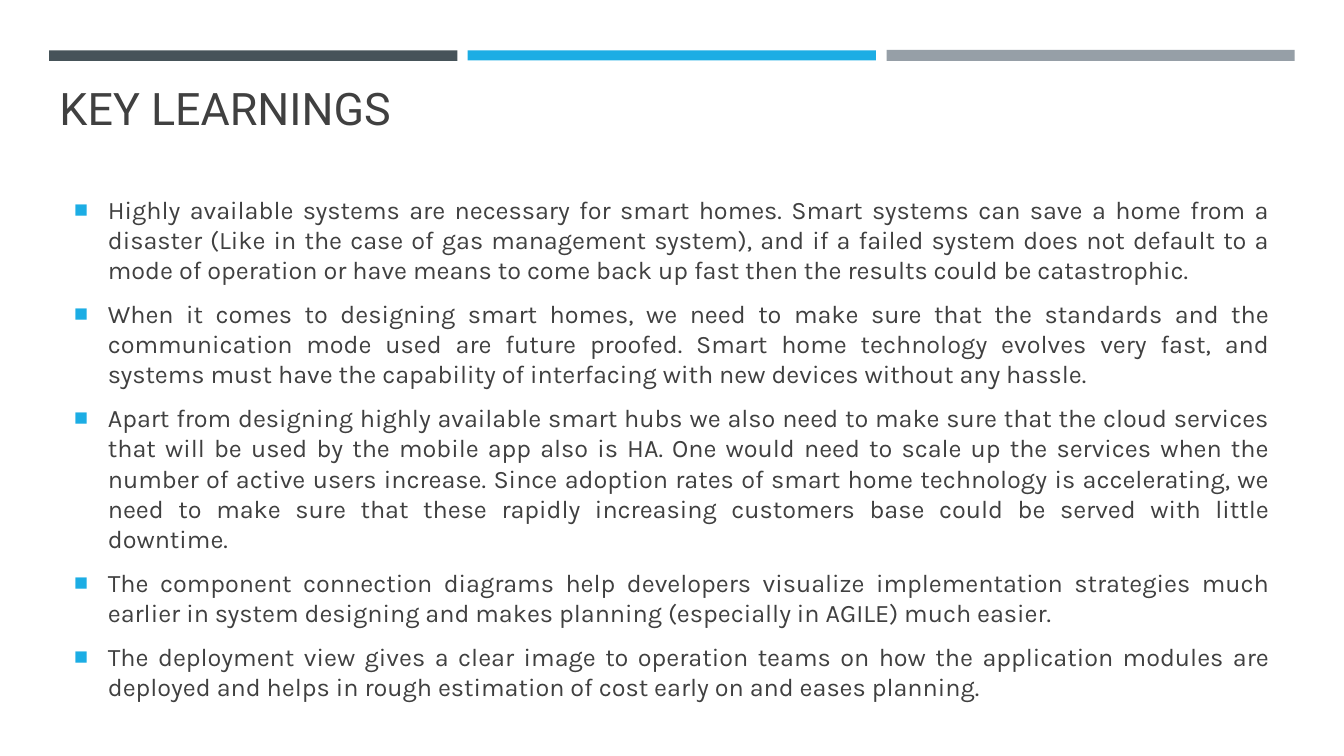
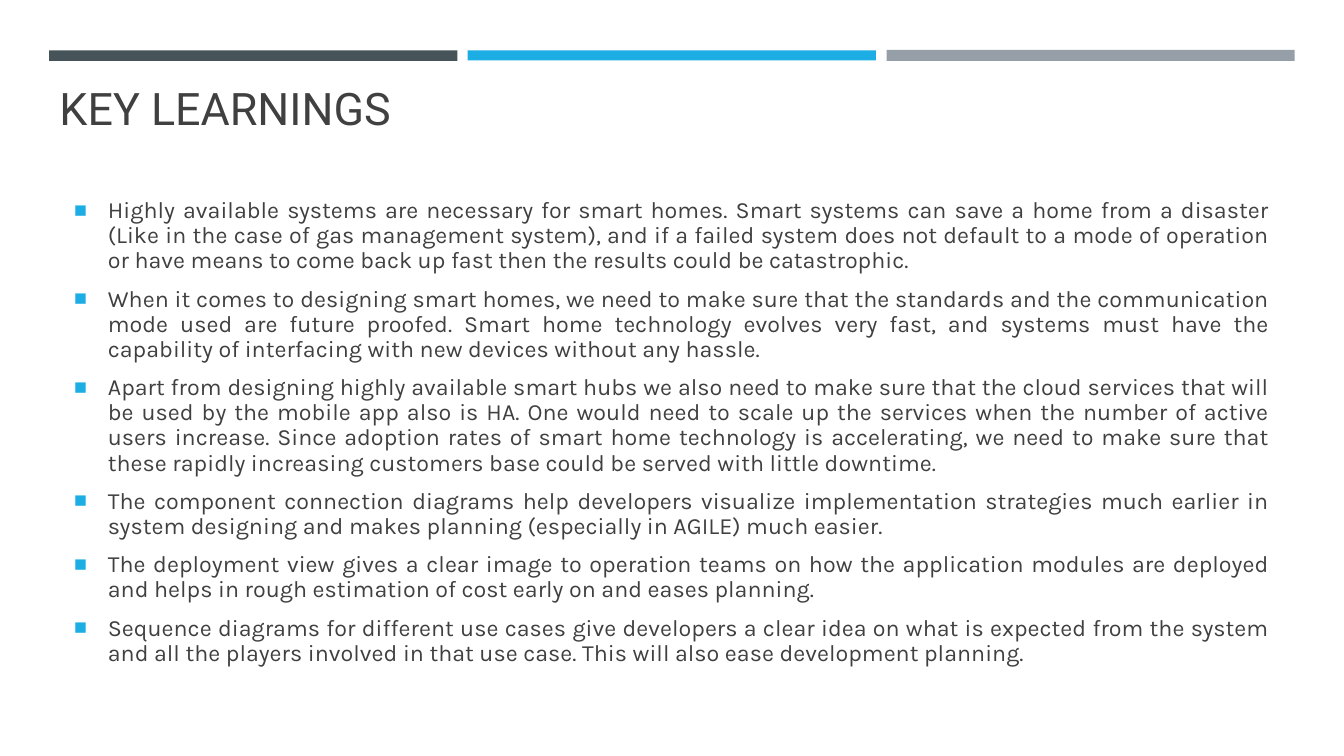
Before and after one commit to Akhilsudh/BITS-Assignment, a slide deck: slide 10 of Semester 2/Software Architecture/Assignment 2/SA-Assignment-2021MT12054.pptx. Drawn at 1344x756 pixels with LibreOffice and Linux fonts; fonts in the diff are those of the drawing. Boxes give left, top, right and bottom in pixels: in the first picture for what was removed or moved away, otherwise in the second. Text is boxed around its words. In the diff, an @@ line names an element or a change of style, - is before the commit and + after.

```diff
--- a/Semester 2/Software Architecture/Assignment 2/SA-Assignment-2021MT12054.pptx
+++ b/Semester 2/Software Architecture/Assignment 2/SA-Assignment-2021MT12054.pptx
@@ text at (108, 202, 1269, 603): size 18 to 16.7 pt in "Highly available systems are necessary for smart ...", "When it comes to designing smart homes, ...", "Apart from designing highly available smart hubs ...", "The component connection diagrams help developers visualize ..." and 1 more places; line spacing 1 to 0.9 @@
@@ text at (108, 620, 1268, 666): paragraph added @@
+■ Sequence diagrams for different use cases give developers a clear idea on what is expected from the system and all the players involved in that use case. This will also ease development planning.
```
Also in this commit, not shown: 5 other slides changed, 1 other file.
